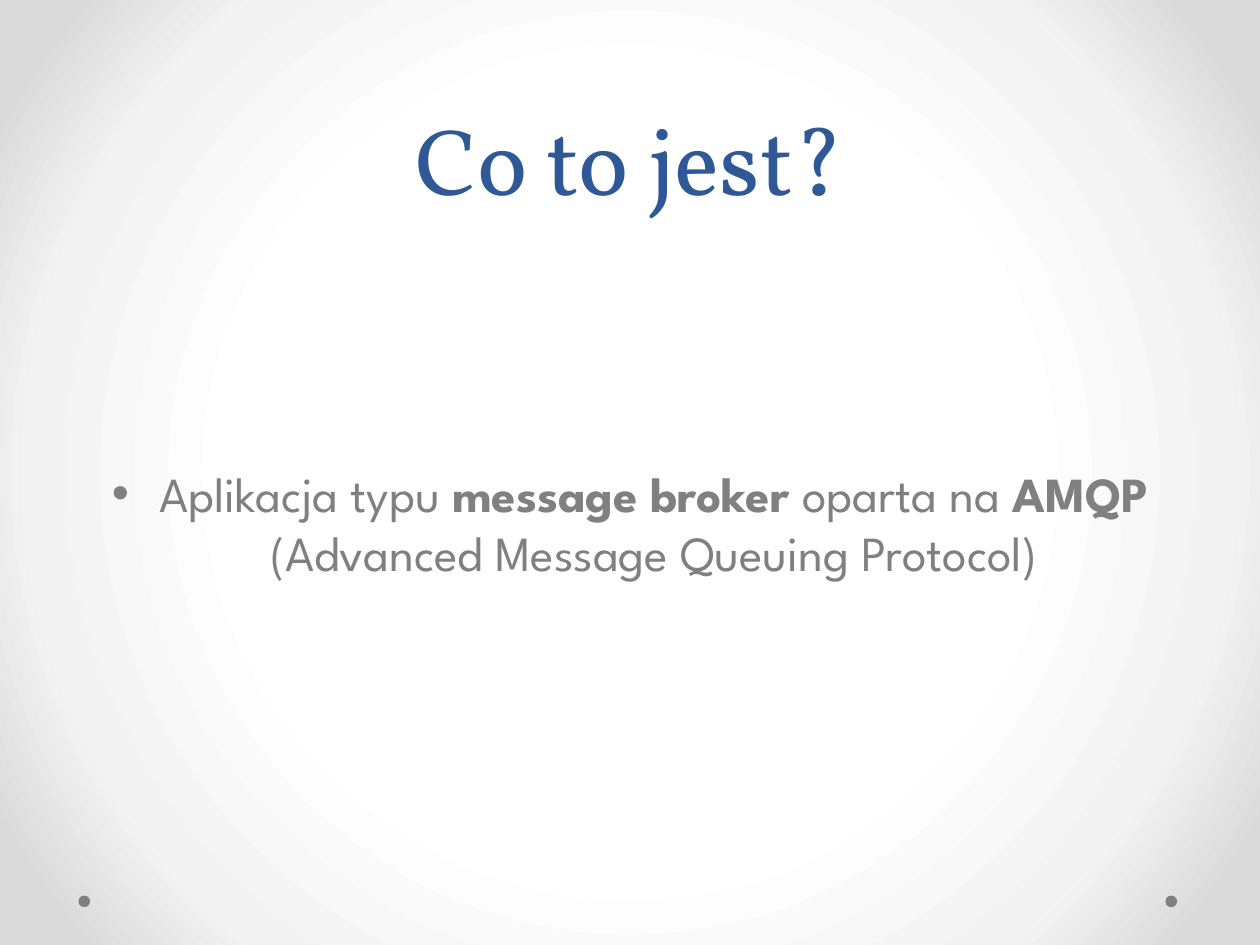
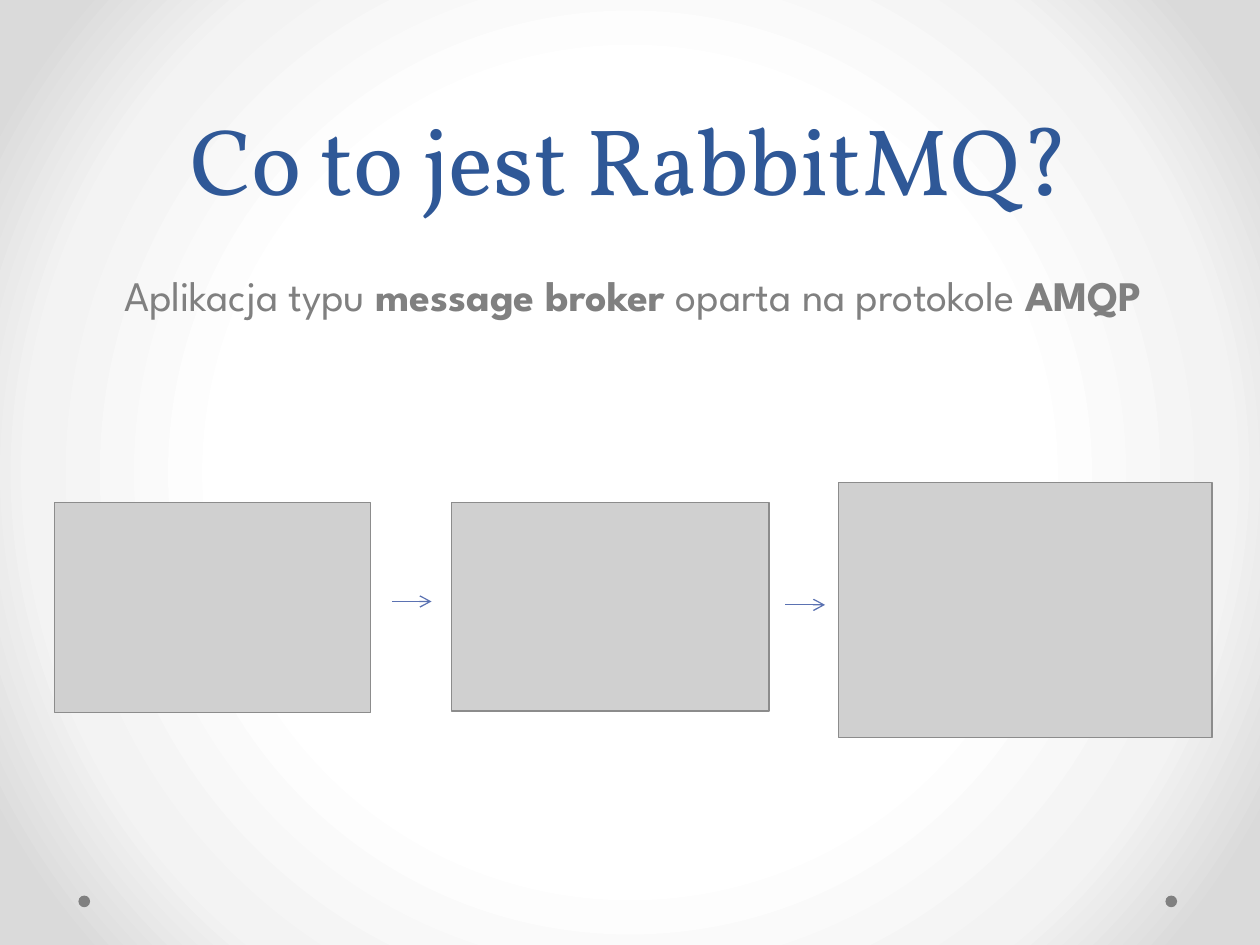
Before and after one commit to kajto/erlang-project, a slide deck: slide 2 of RabbitMQ.pptx. Drawn at 1260x945 pixels with LibreOffice and Linux fonts; fonts in the diff are those of the drawing; grey boxes stand for pictures. Boxes give left, top, right and bottom in pixels: in the first picture for what was removed or moved away, otherwise in the second. Text is boxed around its words. In the diff, an @@ line names an element or a change of style, - is before the commit and + after.

Commit message:
Changes in presentation
Changes in presentation

```diff
--- a/RabbitMQ.pptx
+++ b/RabbitMQ.pptx
@@ title at (190, 127, 1070, 219): text changed @@
-Co to jest?
+Co to jest RabbitMQ?
@@ text at (124, 282, 1142, 320): text changed; size 28 to 24 pt @@
-• Aplikacja typu message broker oparta na AMQP (Advanced Message Queuing Protocol)
+Aplikacja typu message broker oparta na protokole AMQP
@@ picture added at (54, 503, 370, 713) @@
@@ picture added at (451, 503, 769, 712) @@
@@ picture added at (838, 483, 1212, 737) @@
@@ arrow added from (392, 601) to (432, 601), #5C72B2 0.75 pt @@
@@ arrow added from (785, 605) to (825, 605), #5C72B2 0.75 pt @@
```
Also in this commit, not shown: 4 other slides changed, 3 slides added, 4 slides removed.
